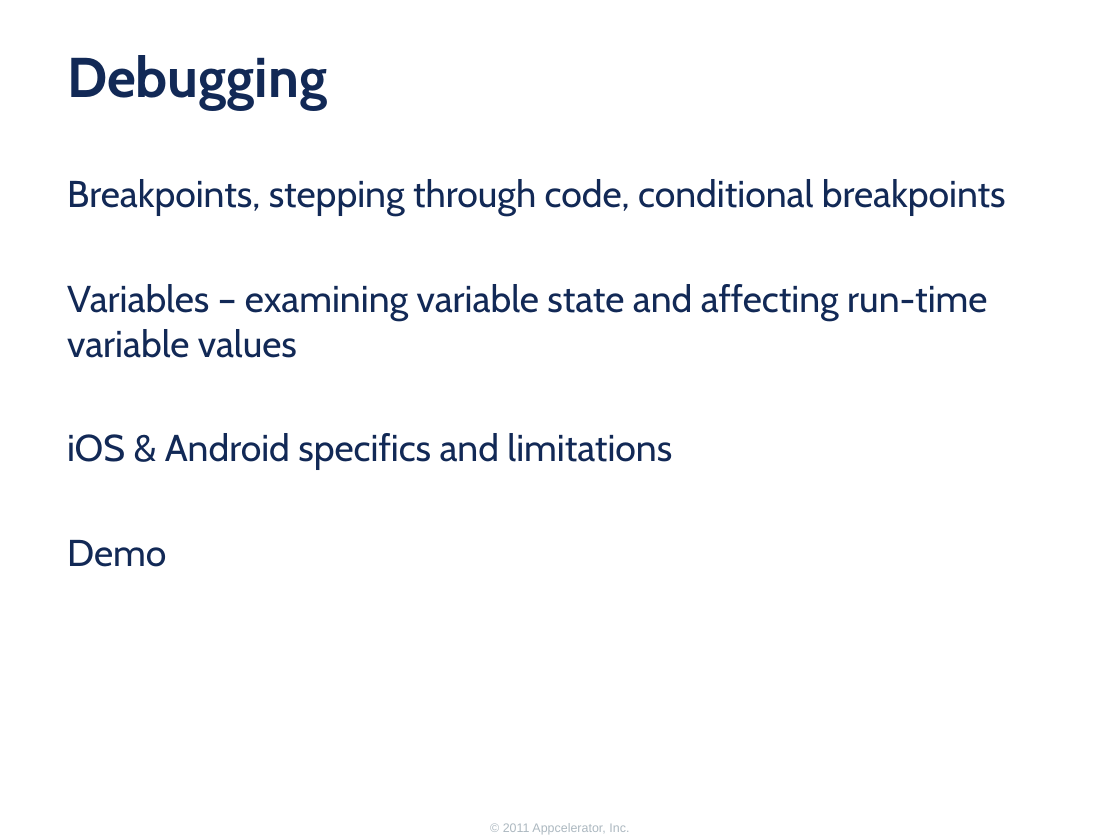
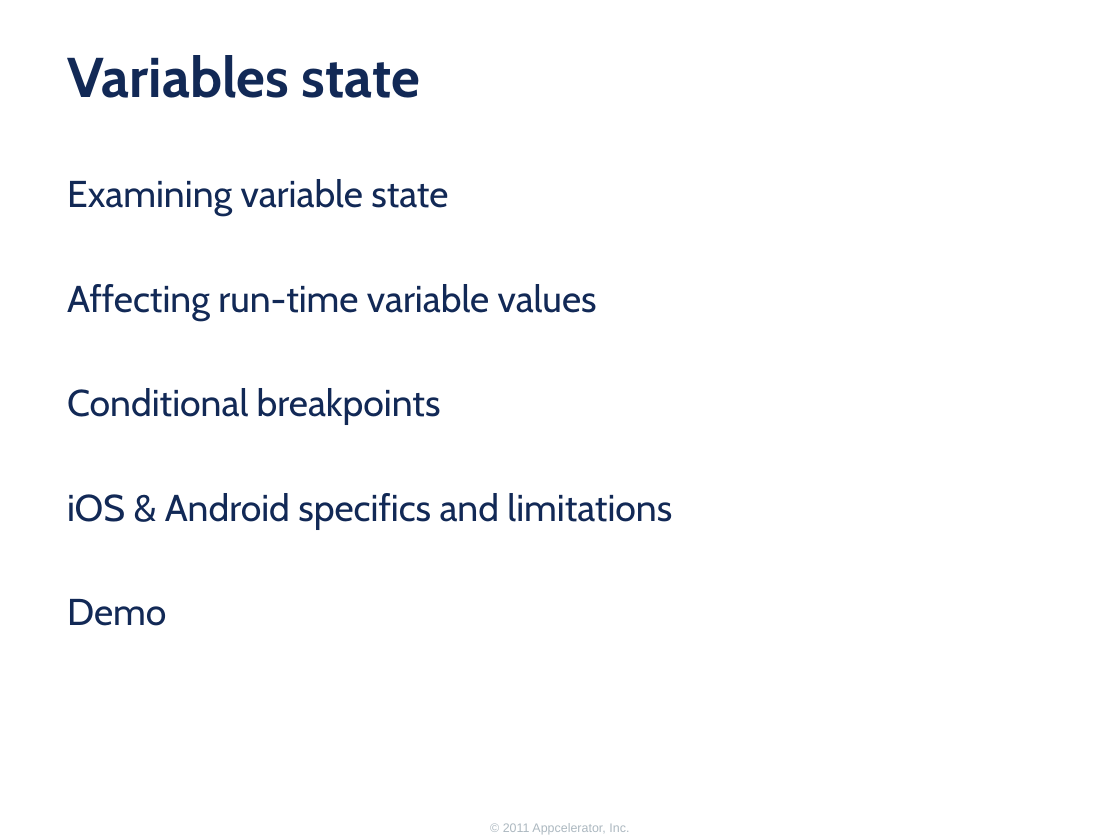
Before and after one commit to appcelerator-forks/appcelerator-training.tcmd_certification, a slide deck: slide 14 of 300/300.pptx (slide 9 before the commit). Drawn at 1120x840 pixels with LibreOffice and Linux fonts; fonts in the diff are those of the drawing; background and template pictures are left out. Boxes give left, top, right and bottom in pixels: in the first picture for what was removed or moved away, otherwise in the second. Text is boxed around its words. In the diff, an @@ line names an element or a change of style, - is before the commit and + after.

```diff
--- a/300/300.pptx
+++ b/300/300.pptx
@@ title at (x1=67, y1=55, x2=420, y2=98): text changed @@
-Debugging
+Variables state
@@ text at (x1=67, y1=179, x2=597, y2=425): text changed @@
-Breakpoints, stepping through code, conditional breakpoints
-Variables – examining variable state and affecting run-time variable values
+Examining variable state
+Affecting run-time variable values
+Conditional breakpoints
```
Also in this commit, not shown: 2 other slides changed, 9 slides added, 2 slides removed.
